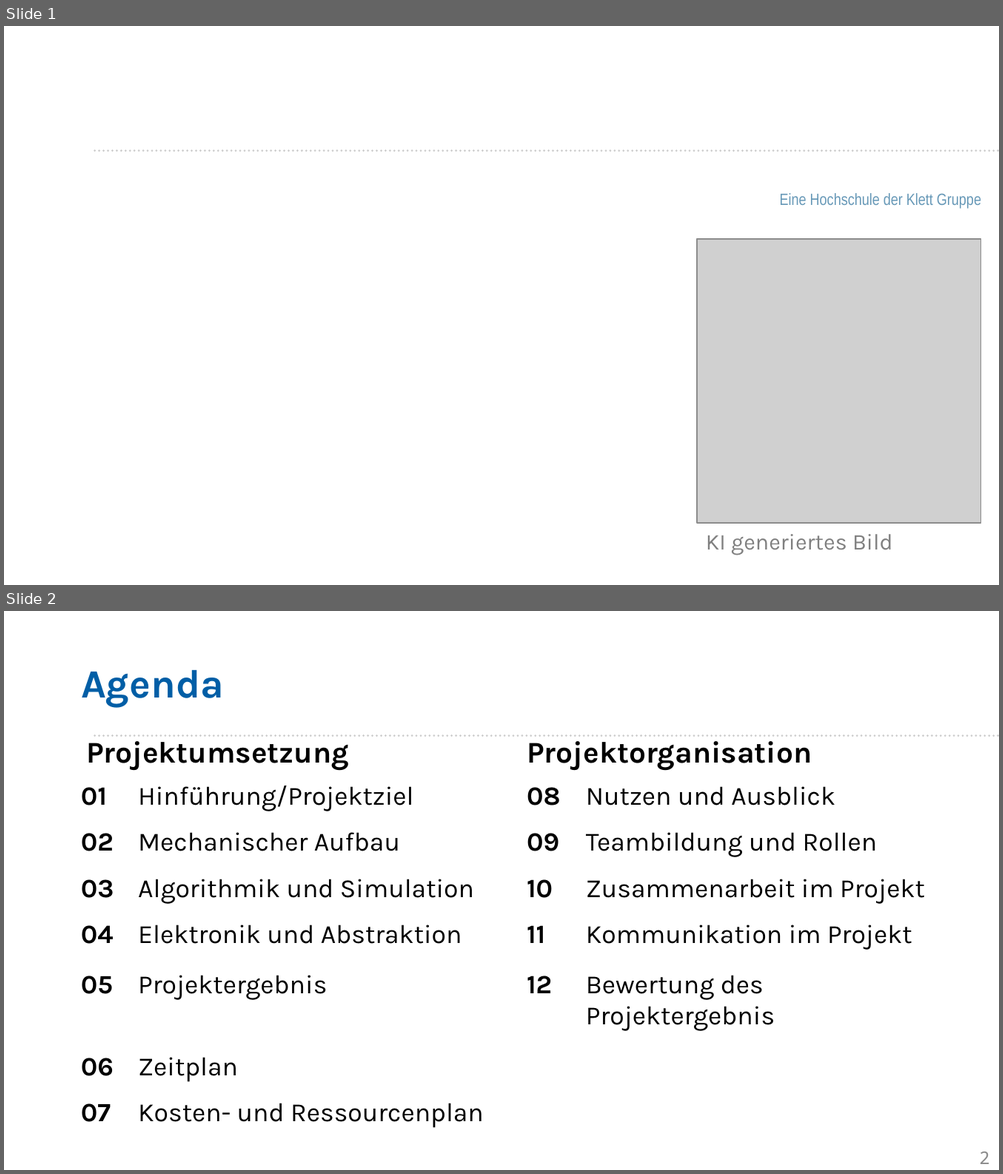
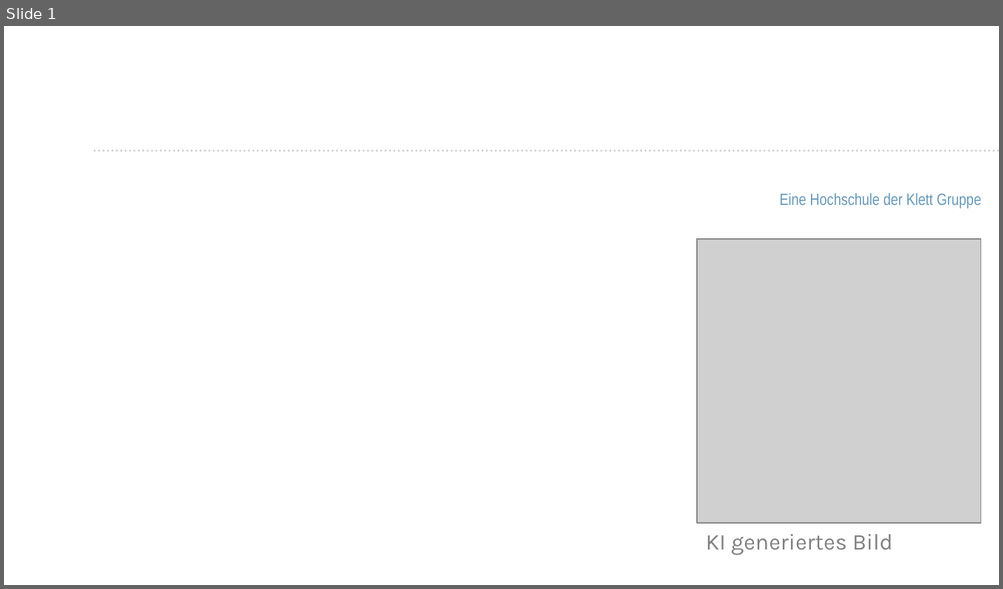
Before and after one commit to Project-CoasterBot/coasterbot, a slide deck: M6_Projekträsentation/db_Projektpräsentation_Coasterbot.odp. Shown one above the other, each under a label of ours: slides 1 and 2 before the commit, slide 1 after it. The pictures are 1003x1174 and 1003x589 pixels, drawn with LibreOffice and Linux fonts; fonts in the diff are those of the drawing; grey boxes stand for pictures; background and template pictures are left out. Boxes give left, top, right and bottom in pixels: in the first picture for what was removed or moved away, otherwise in the second. Text is boxed around its words. In the diff, an @@ line names an element or a change of style, - is before the commit and + after.

```diff
--- a/M6_Projekträsentation/db_Projektpräsentation_Coasterbot.odp
+++ b/M6_Projekträsentation/db_Projektpräsentation_Coasterbot.odp
@@ slide 2 removed at [4,611,999,1170], background #FFFFFF; not listed: 1 template element that a slide beside it also shows @@
@@ text removed at [81,669,224,708] @@
-Agenda
@@ text removed at [86,735,349,770] @@
-Projektumsetzung
@@ text removed at [526,735,811,770] @@
-Projektorganisation
@@ table removed at [77,777,942,1140], 7 rows, 4 columns @@
-01 | Hinführung/Projektziel | 08 | Nutzen und Ausblick
-02 | Mechanischer Aufbau | 09 | Teambildung und Rollen
-03 | Algorithmik und Simulation | 10 | Zusammenarbeit im Projekt
-04 | Elektronik und Abstraktion | 11 | Kommunikation im Projekt
-05 | Projektergebnis | 12 | Bewertung des Projektergebnis
-06 | Zeitplan |  | 
-07 | Kosten- und Ressourcenplan |  | 
@@ page number removed at [979,1152,989,1165] @@
-2
```
Also in this commit, not shown: 2 slides changed, 25 slides added, 2 other files.
